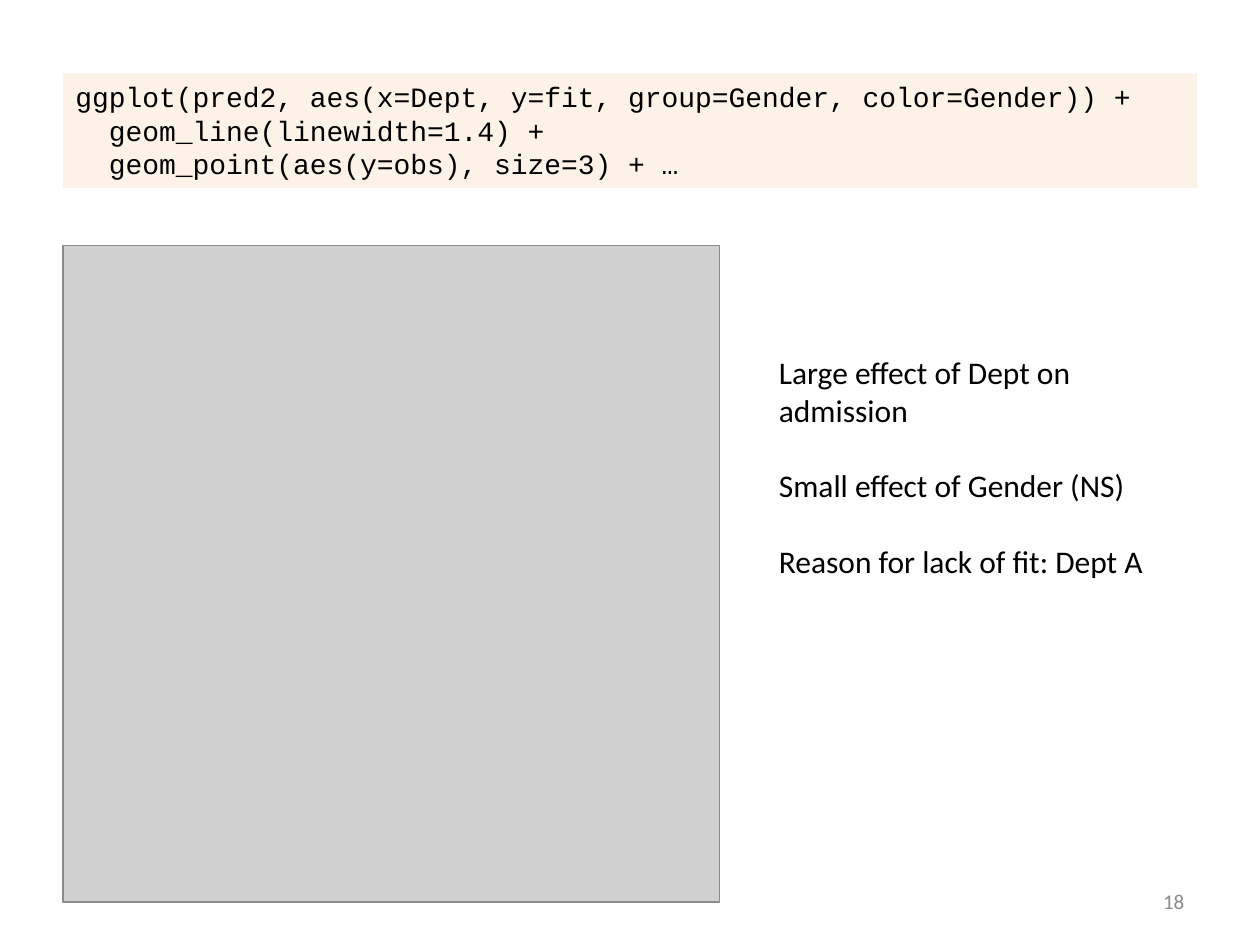
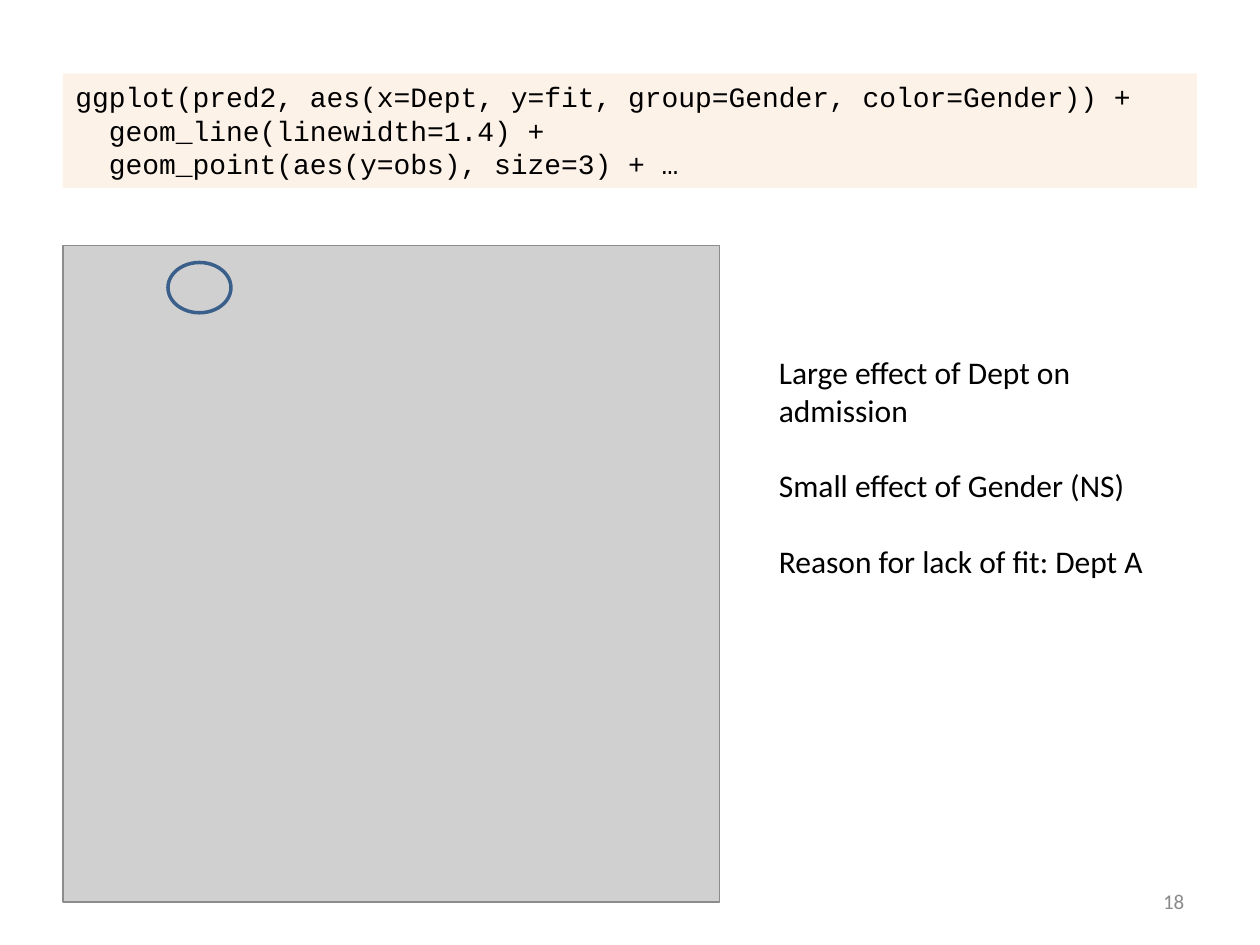
Before and after one commit to friendly/psy6136, a slide deck: slide 18 of docs/lectures/08-Loglin2.pptx. Drawn at 1260x945 pixels with LibreOffice and Linux fonts; fonts in the diff are those of the drawing; grey boxes stand for pictures. Boxes give left, top, right and bottom in pixels: in the first picture for what was removed or moved away, otherwise in the second. Text is boxed around its words. In the diff, an @@ line names an element or a change of style, - is before the commit and + after.

```diff
--- a/docs/lectures/08-Loglin2.pptx
+++ b/docs/lectures/08-Loglin2.pptx
@@ ellipse added at [168, 262, 231, 312], outline #3A5F8C 2 pt @@
```
Also in this commit, not shown: 6 other slides changed, 18 other files.
